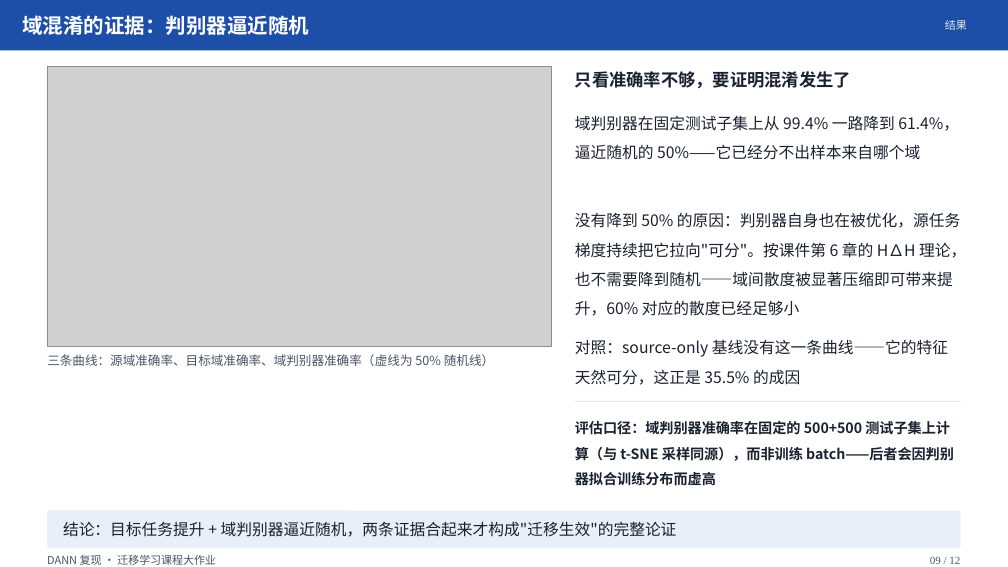
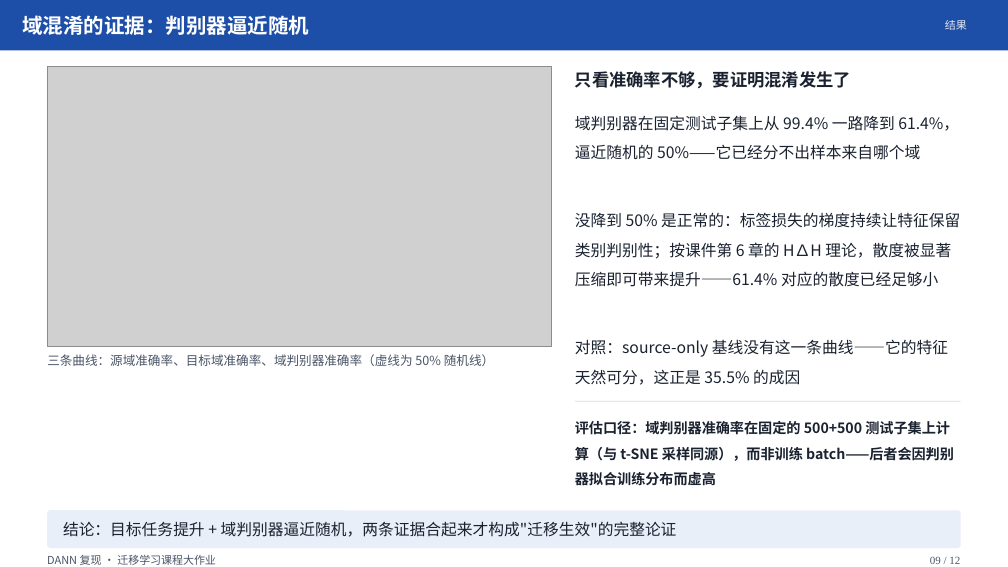
Before and after one commit to IsukaShinji/2026-fall-transfer-learning, a slide deck: slide 9 of 个人展示/汇报/DANN域自适应汇报/DANN域自适应汇报.pptx. Drawn at 1008x567 pixels with LibreOffice and Linux fonts; fonts in the diff are those of the drawing; grey boxes stand for pictures. Boxes give left, top, right and bottom in pixels: in the first picture for what was removed or moved away, otherwise in the second. Text is boxed around its words. In the diff, an @@ line names an element or a change of style, - is before the commit and + after.

```diff
--- a/个人展示/汇报/DANN域自适应汇报/DANN域自适应汇报.pptx
+++ b/个人展示/汇报/DANN域自适应汇报/DANN域自适应汇报.pptx
@@ text at (575, 212, 960, 287): text changed @@
-没有降到 50% 的原因：判别器自身也在被优化，源任务梯度持续把它拉向"可分"。按课件第 6 章的 H∆H 理论，也不需要降到随机——域间散度被显著压缩即可带来提升，60% 对应的散度已经足够小
+没降到 50% 是正常的：标签损失的梯度持续让特征保留类别判别性；按课件第 6 章的 H∆H 理论，散度被显著压缩即可带来提升——61.4% 对应的散度已经足够小
```
Also in this commit, not shown: 2 other slides changed, 1 other file.
